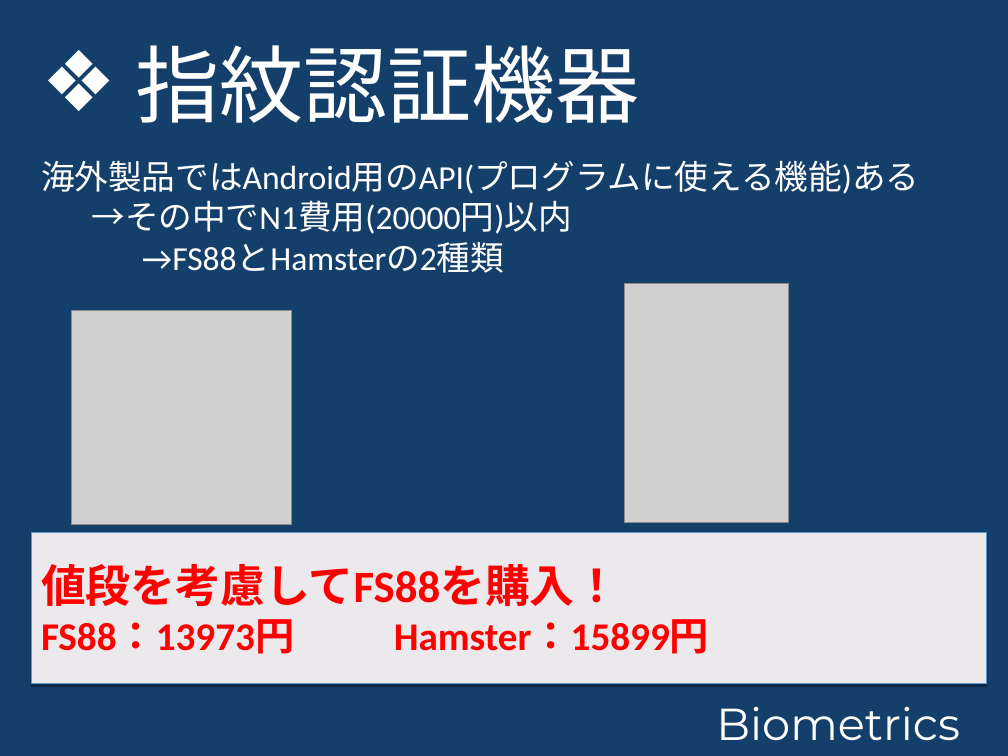
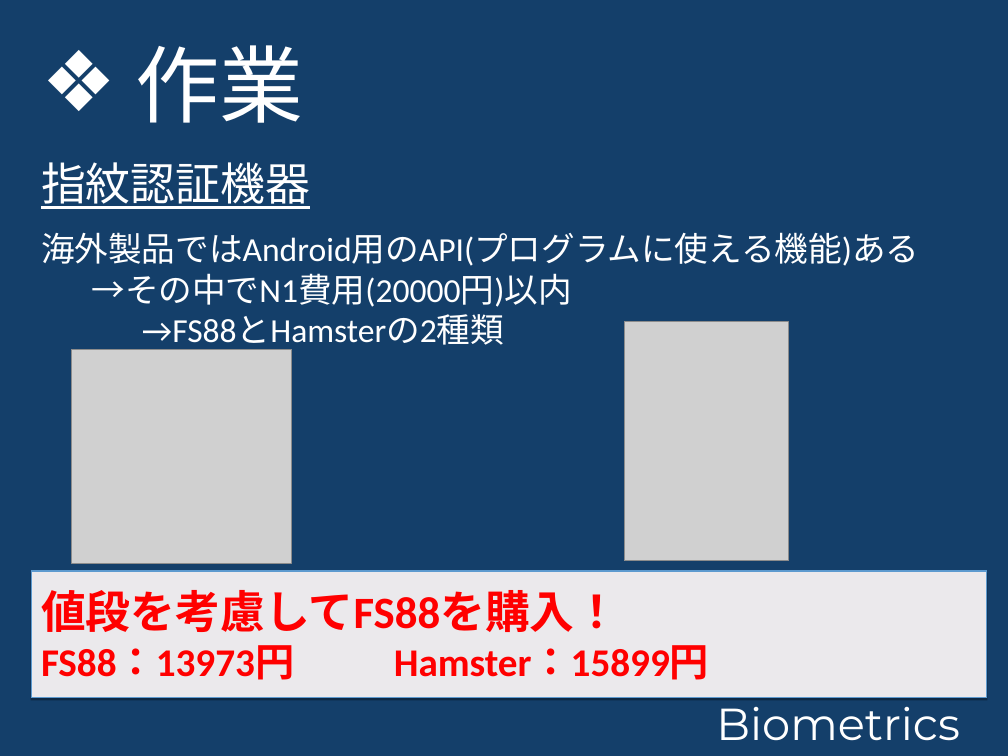
Before and after one commit to takuito/Documents, a slide deck: slide 8 of N1グランプリ_プレゼン資料_仮.ppt (slide 10 before the commit). Drawn at 1008x756 pixels with LibreOffice and Linux fonts; fonts in the diff are those of the drawing; grey boxes stand for pictures; background and template pictures are left out. Boxes give left, top, right and bottom in pixels: in the first picture for what was removed or moved away, otherwise in the second. Text is boxed around its words. In the diff, an @@ line names an element or a change of style, - is before the commit and + after.

```diff
--- a/N1グランプリ_プレゼン資料_仮.ppt
+++ b/N1グランプリ_プレゼン資料_仮.ppt
@@ text at [136, 45, 304, 123]: text changed @@
-❖ 指紋認証機器
+❖ 作業
@@ text at [41, 162, 310, 209]: paragraph added @@
+指紋認証機器
@@ picture: place and size @@
-picture at [624, 283, 788, 522]
+picture at [624, 322, 788, 560]
@@ picture: place and size @@
-picture at [72, 310, 292, 524]
+picture at [72, 349, 292, 563]
@@ rectangle "値段を考慮してFS88を購入！": place and size @@
-rectangle "値段を考慮してFS88を購入！" at [31, 532, 987, 683]
+rectangle "値段を考慮してFS88を購入！" at [31, 571, 987, 697]
```
Also in this commit, not shown: 5 other slides changed, 12 slides removed.
